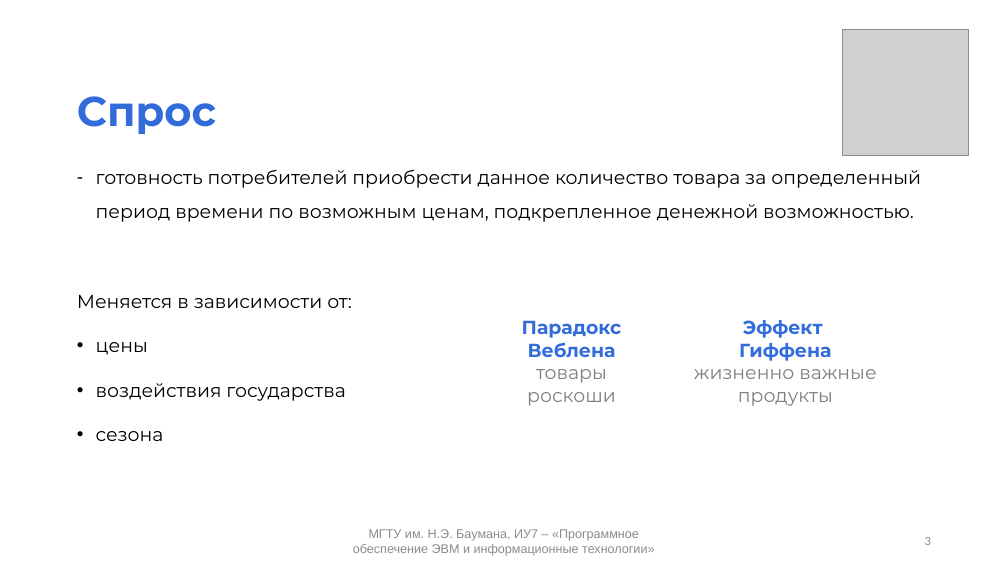
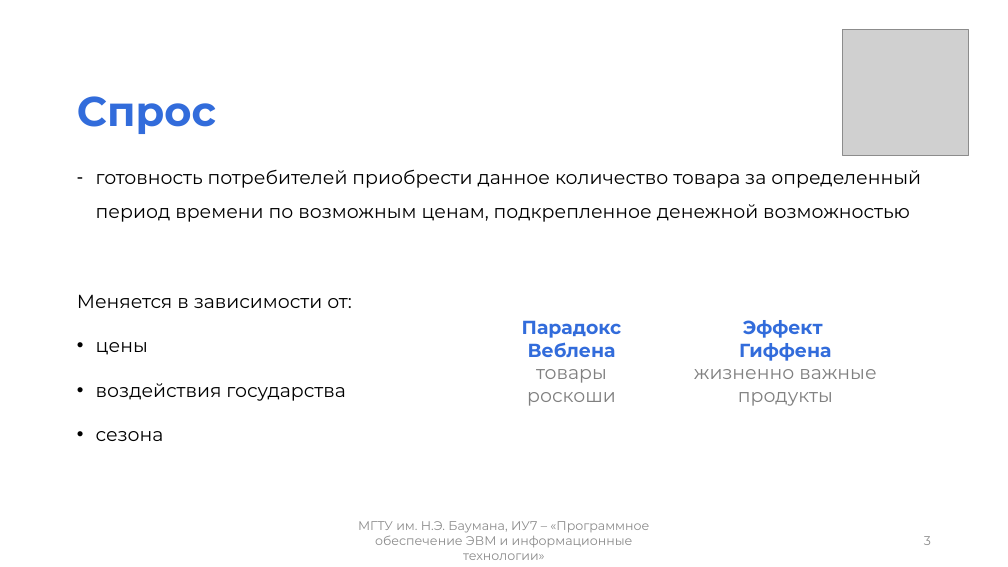
Before and after one commit to mshsvnv/Economics, a slide deck: slide 3 of module_01/pres.pptx. Drawn at 1008x567 pixels with LibreOffice and Linux fonts; fonts in the diff are those of the drawing; grey boxes stand for pictures. Boxes give left, top, right and bottom in pixels: in the first picture for what was removed or moved away, otherwise in the second. Text is boxed around its words. In the diff, an @@ line names an element or a change of style, - is before the commit and + after.

```diff
--- a/module_01/pres.pptx
+++ b/module_01/pres.pptx
@@ text at (96,169,921,222): text changed @@
-– готовность потребителей приобрести данное количество товара за определенный период времени по возможным ценам, подкрепленное денежной возможностью.
+– готовность потребителей приобрести данное количество товара за определенный период времени по возможным ценам, подкрепленное денежной возможностью
@@ text "МГТУ им. Н.Э. Баумана, ИУ7 ..." at (358,521,649,560): font Arial to Montserrat @@
@@ page number at (924,536,931,545): font Calibri to Montserrat @@
```
Also in this commit, not shown: 11 other slides changed, 4 slides added, 5 other files.
